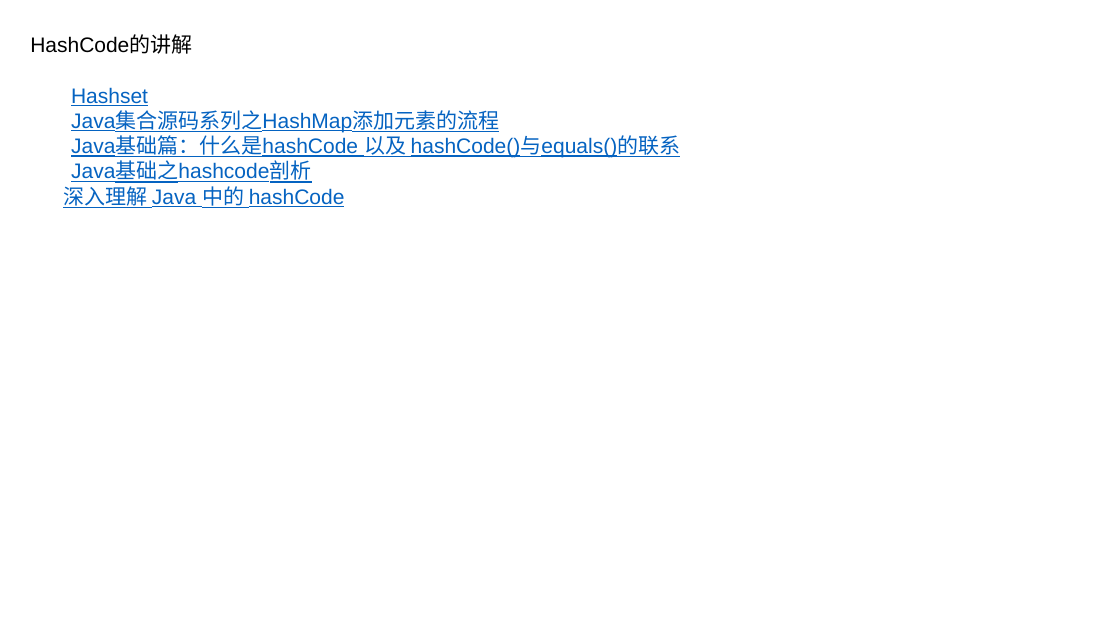
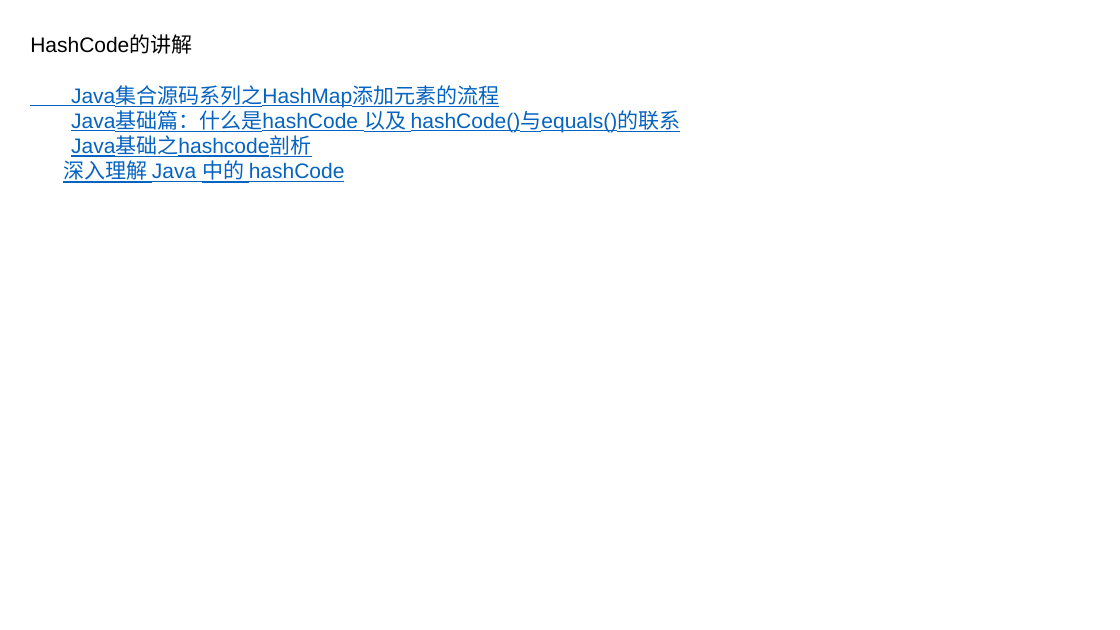
Before and after one commit to luchaojun/JavaSprint, a slide deck: slide 3 of JavaStudyRecord/JavaStudyRecord.pptx. Drawn at 1120x630 pixels with LibreOffice and Linux fonts; fonts in the diff are those of the drawing. Boxes give left, top, right and bottom in pixels: in the first picture for what was removed or moved away, otherwise in the second. Text is boxed around its words. In the diff, an @@ line names an element or a change of style, - is before the commit and + after.

Commit message:
Remove some link

```diff
--- a/JavaStudyRecord/JavaStudyRecord.pptx
+++ b/JavaStudyRecord/JavaStudyRecord.pptx
@@ text at (71,87,148,106): paragraph removed @@
-Hashset
```
